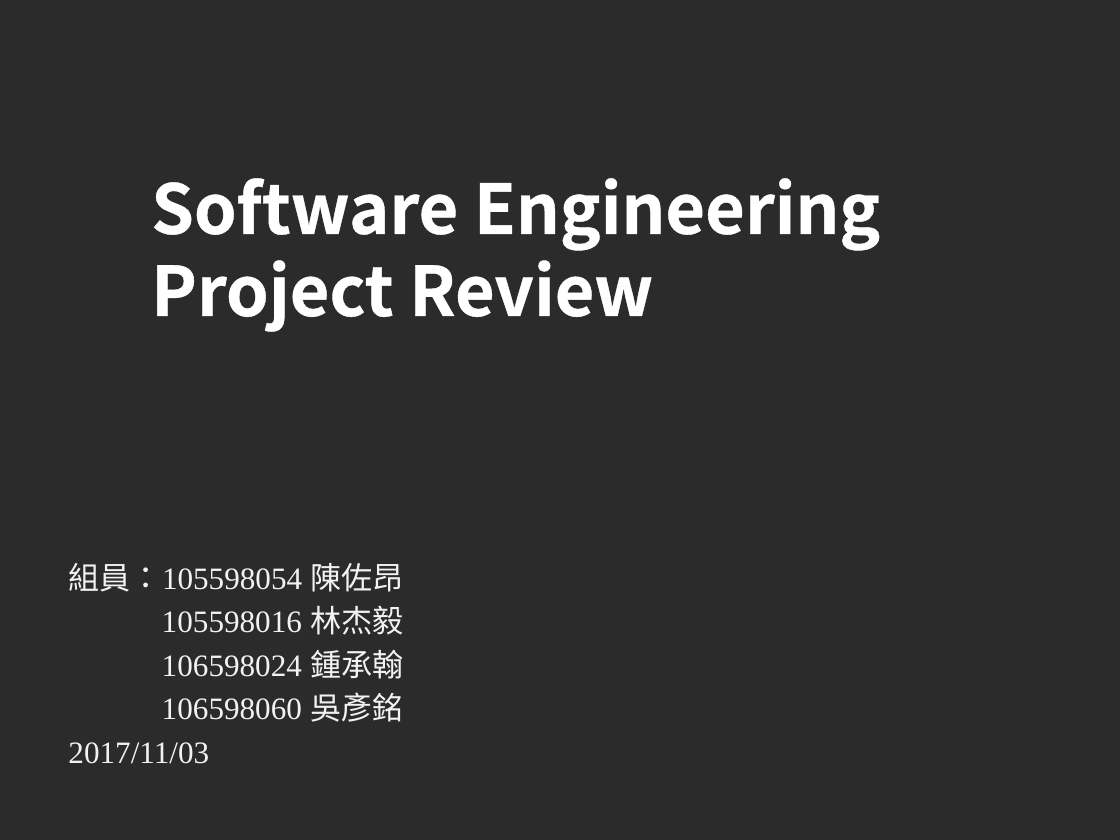
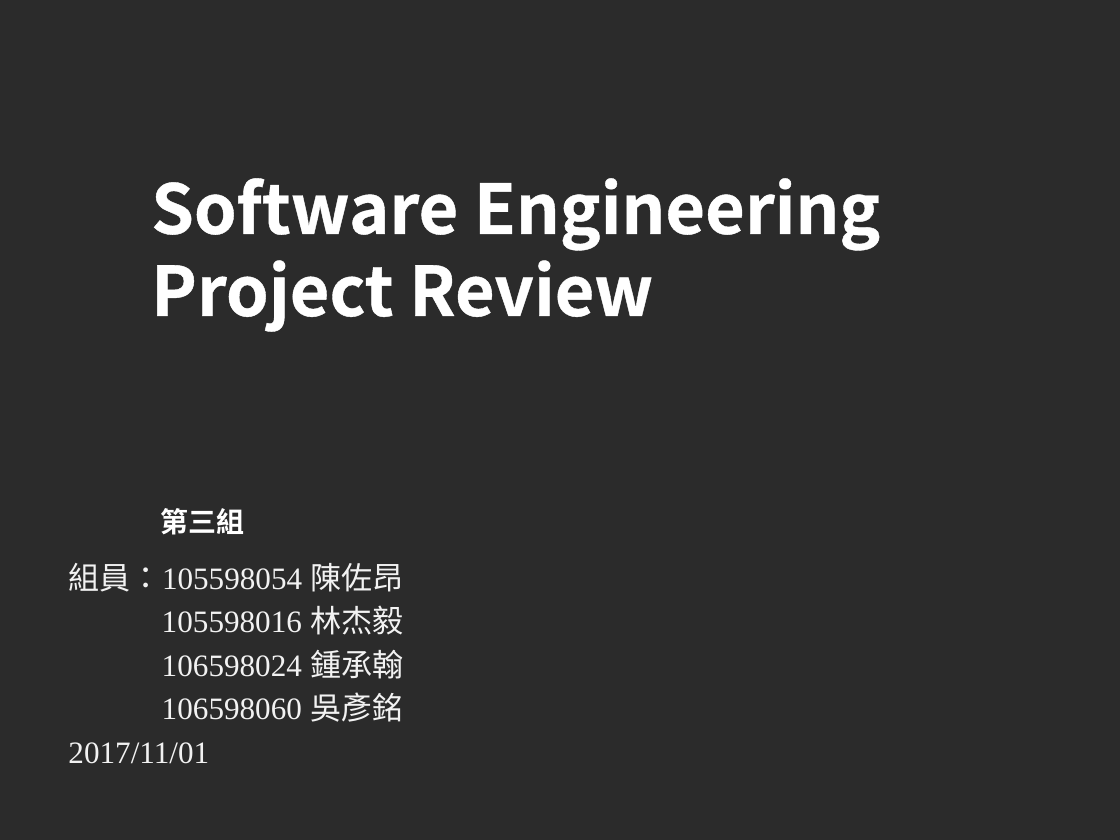
Before and after one commit to disc9562/SE_PASS, a slide deck: slide 1 of doc/report.pptx. Drawn at 1120x840 pixels with LibreOffice and Linux fonts; fonts in the diff are those of the drawing; background and template pictures are left out; a plain dark background stands for a picture behind light text. Boxes give left, top, right and bottom in pixels: in the first picture for what was removed or moved away, otherwise in the second. Text is boxed around its words. In the diff, an @@ line names an element or a change of style, - is before the commit and + after.

```diff
--- a/doc/report.pptx
+++ b/doc/report.pptx
@@ text added at bbox=[161, 508, 245, 535], 18 pt, text #FFFFFF, bold @@
+第三組
@@ subtitle at bbox=[68, 742, 209, 764]: text changed @@
-2017/11/03
+2017/11/01
```
Also in this commit, not shown: 4 other slides changed.
